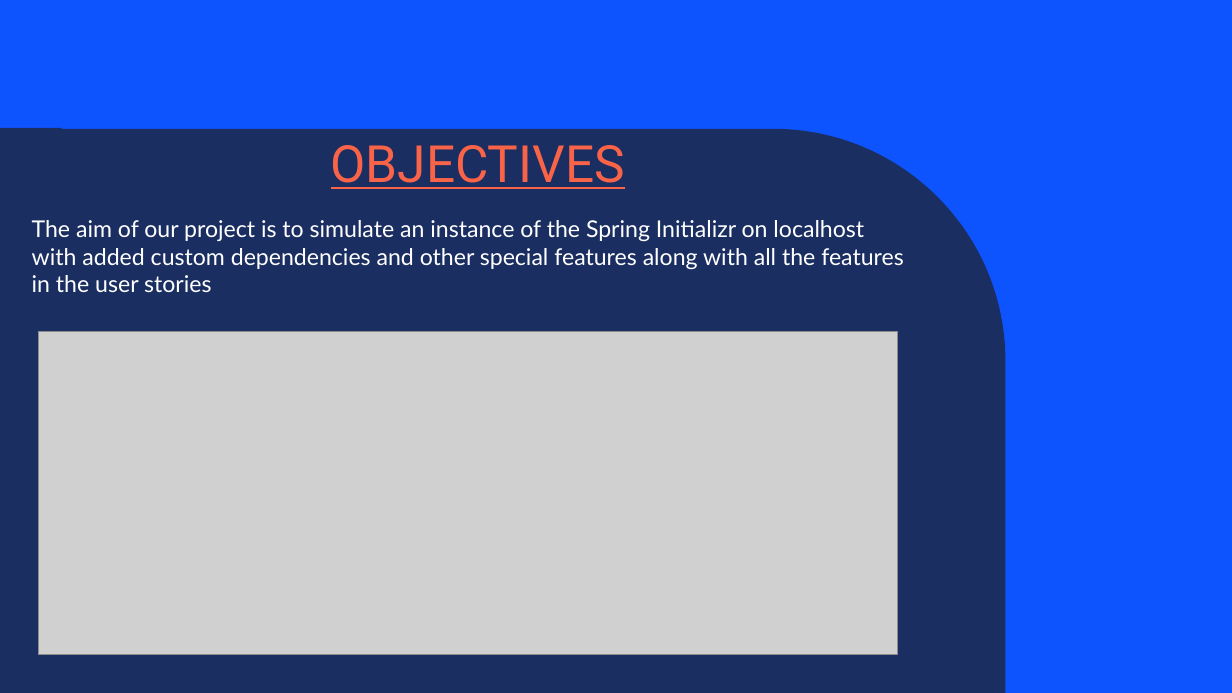
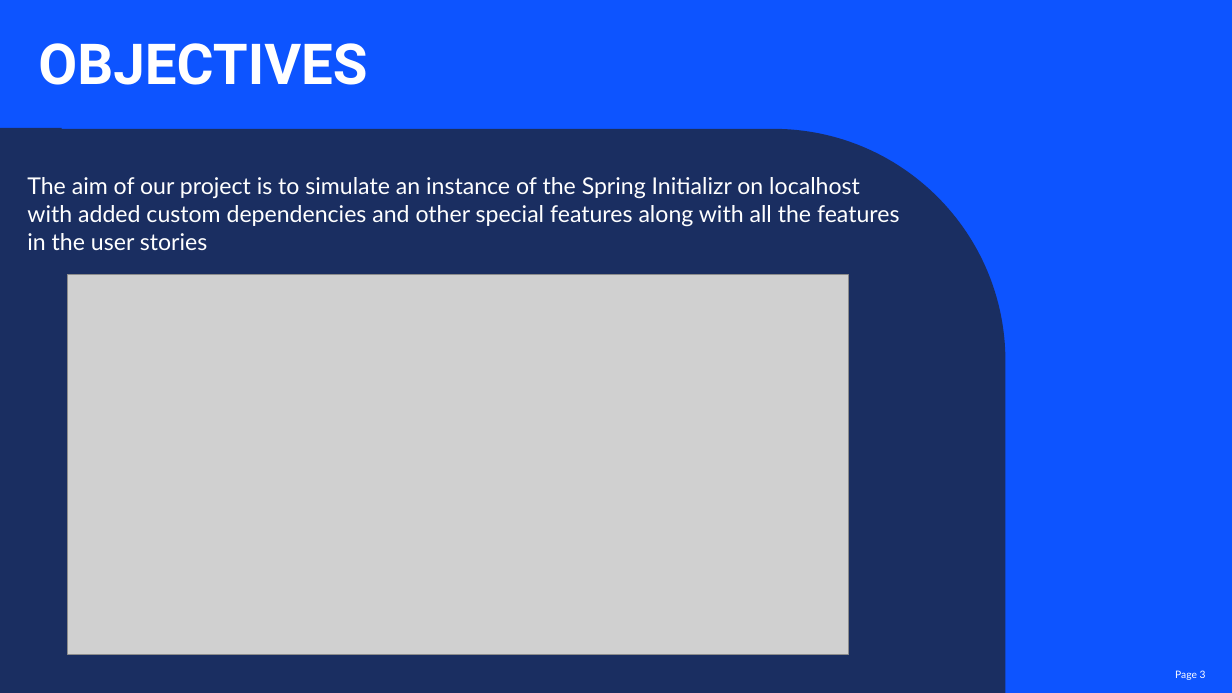
Before and after one commit to Tunir10Chaudhuri/Case_Study_Group_4, a slide deck: slide 3 of Case_Study_Group_4.pptx. Drawn at 1232x693 pixels with LibreOffice and Linux fonts; fonts in the diff are those of the drawing; grey boxes stand for pictures; background and template pictures are left out. Boxes give left, top, right and bottom in pixels: in the first picture for what was removed or moved away, otherwise in the second. Text is boxed around its words. In the diff, an @@ line names an element or a change of style, - is before the commit and + after.

```diff
--- a/Case_Study_Group_4.pptx
+++ b/Case_Study_Group_4.pptx
@@ text "OBJECTIVES": place and size @@
-text "OBJECTIVES" at (331, 145, 625, 189)
+text "OBJECTIVES" at (38, 43, 367, 85)
@@ text "OBJECTIVES" at (38, 43, 367, 85): size 40 to 44 pt, text colour #F96449 to #FFFFFF, bold on, underline off @@
@@ text "The aim of our project ...": place and size @@
-text "The aim of our project ..." at (32, 220, 903, 292)
+text "The aim of our project ..." at (27, 177, 899, 250)
@@ picture: place and size @@
-picture at (39, 331, 897, 654)
+picture at (67, 274, 848, 654)
@@ page number added at (1175, 670, 1206, 680), 8 pt, text #FFFFFF @@
+Page 3
```
Also in this commit, not shown: 9 other slides changed, 2 slides added, 1 slide removed.
